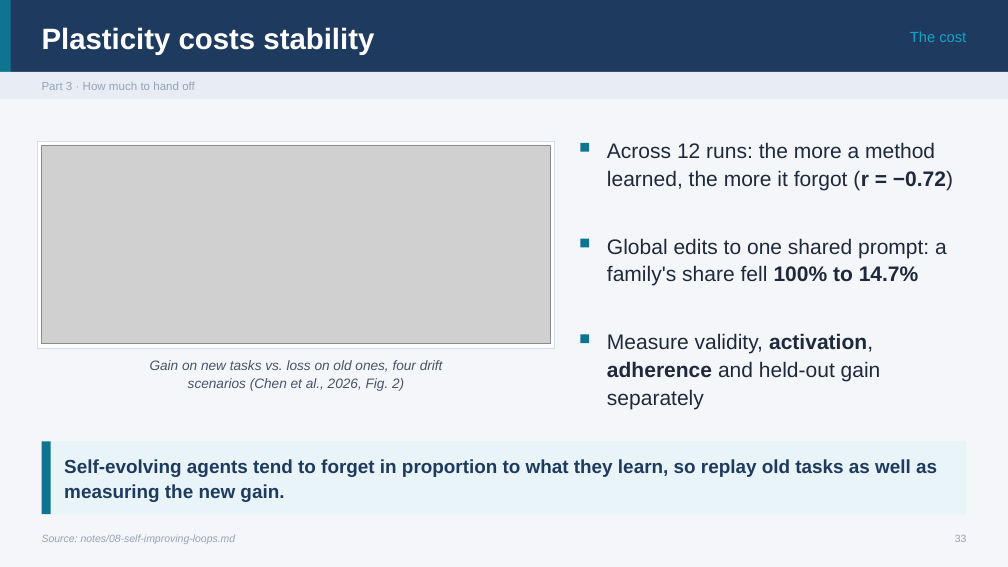
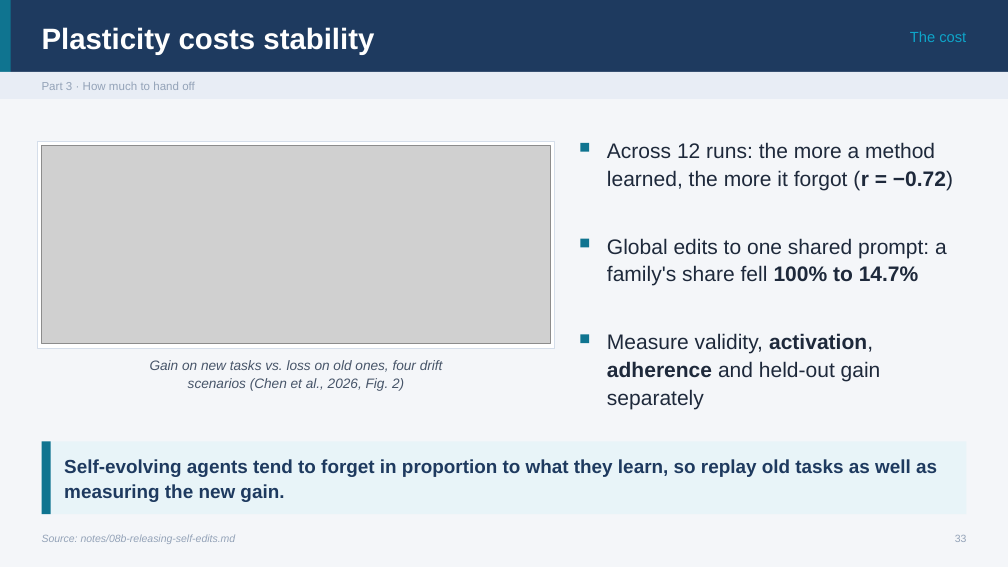
Before and after one commit to ramseywise/learn-ai-engineering, a slide deck: slide 33 of ai-engineering/04-loop-engineering/slides/loop-engineering.pptx. Drawn at 1008x567 pixels with LibreOffice and Linux fonts; fonts in the diff are those of the drawing; grey boxes stand for pictures. Boxes give left, top, right and bottom in pixels: in the first picture for what was removed or moved away, otherwise in the second. Text is boxed around its words. In the diff, an @@ line names an element or a change of style, - is before the commit and + after.

```diff
--- a/ai-engineering/04-loop-engineering/slides/loop-engineering.pptx
+++ b/ai-engineering/04-loop-engineering/slides/loop-engineering.pptx
@@ text at [42,534,236,544]: text changed @@
-Source: notes/08-self-improving-loops.md
+Source: notes/08b-releasing-self-edits.md
```
Also in this commit, not shown: 3 other slides changed, 57 other files.
